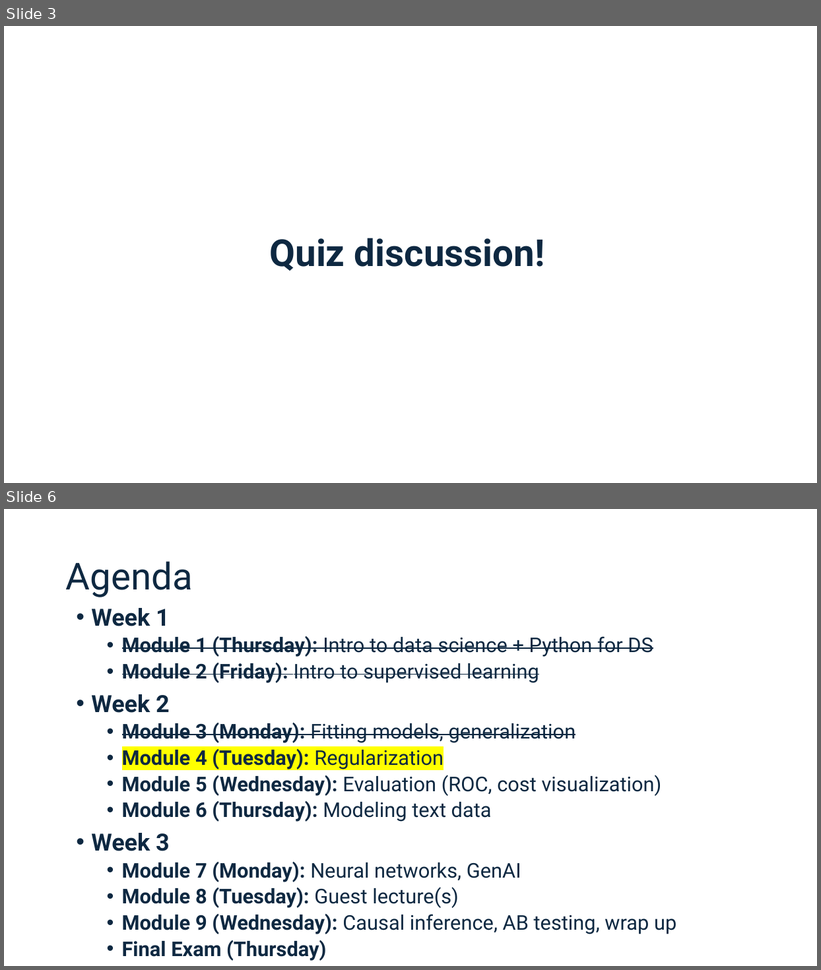
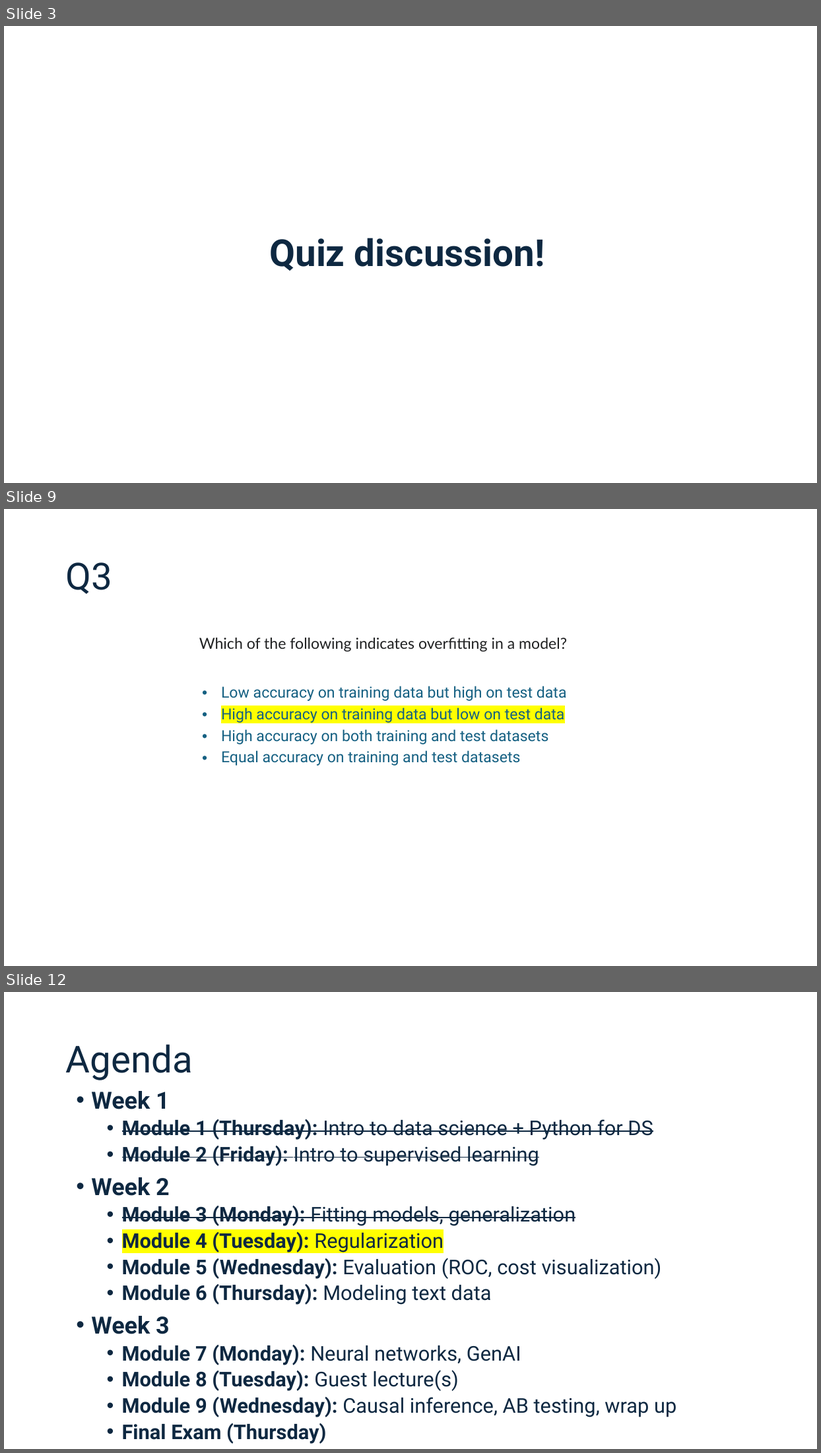
Before and after one commit to connordouglas10/DS-Tech-2025January, a slide deck: Modules/Module4/Slides 4.pptx. Shown one above the other, each under a label of ours: slides 3 and 6 before the commit, slides 3, 9 and 12 after it; the slides between them are not shown. The pictures are 821x970 and 821x1453 pixels, drawn with LibreOffice and Linux fonts; fonts in the diff are those of the drawing. Boxes give left, top, right and bottom in pixels: in the first picture for what was removed or moved away, otherwise in the second. Text is boxed around its words. In the diff, an @@ line names an element or a change of style, - is before the commit and + after.

```diff
--- a/Modules/Module4/Slides 4.pptx
+++ b/Modules/Module4/Slides 4.pptx
@@ slide 9 added at (x1=4, y1=509, x2=817, y2=966), background #FFFFFF @@
@@ title added at (x1=66, y1=562, x2=113, y2=594), 44 pt, text #0E2841 @@
+Q3
@@ text added at (x1=199, y1=638, x2=567, y2=652), 18 pt, text #202122 @@
+Which of the following indicates overfitting in a model?
@@ table added at (x1=177, y1=682, x2=637, y2=770), 4 rows, 3 columns @@
+ |  | Low accuracy on training data but high on test data
+ |  | High accuracy on training data but low on test data
+ |  | High accuracy on both training and test datasets
+ |  | Equal accuracy on training and test datasets
@@ what was slide 6 is now slide 12 @@
```
Also in this commit, not shown: 3 slides changed, 24 other slides added, 2 slides removed, 7 other files.
